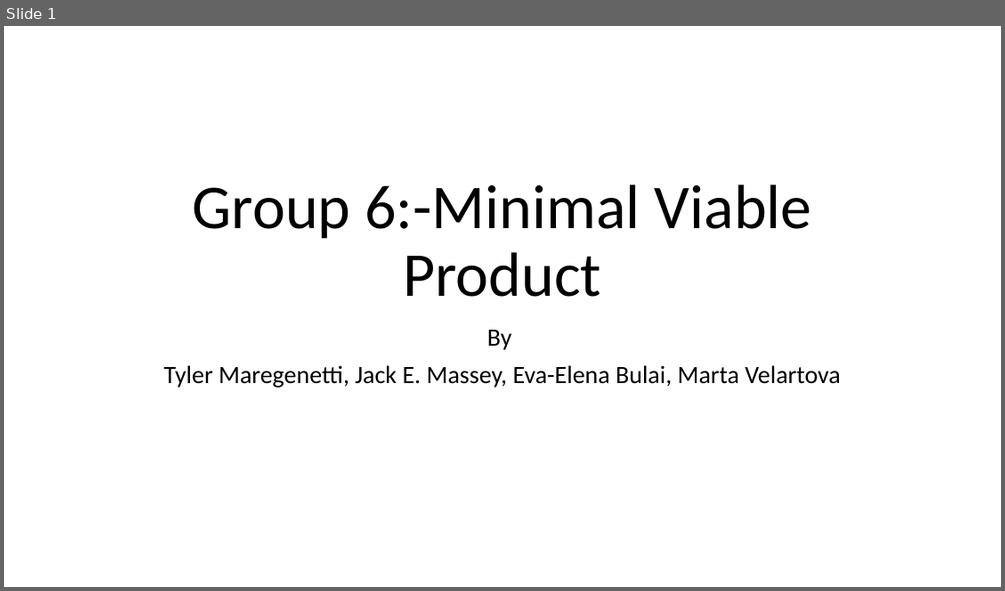
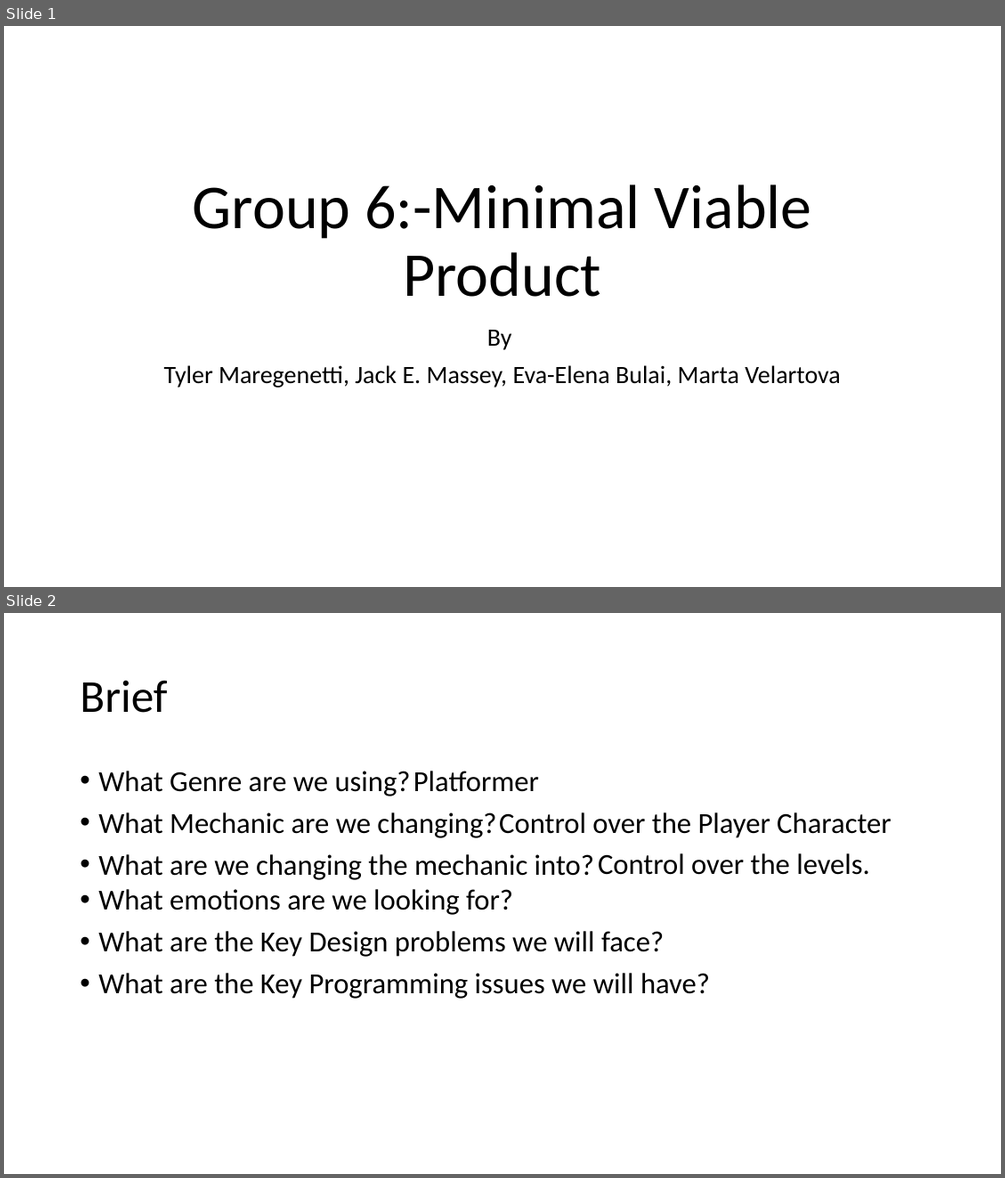
Before and after one commit to UoSGroupProjects1819/mgp-team-6, a slide deck: Presentations/MVP/Intro MVP-JM.pptx. Shown one above the other, each under a label of ours: slide 1 before the commit, slides 1 and 2 after it. The pictures are 1005x591 and 1005x1178 pixels, drawn with LibreOffice and Linux fonts; fonts in the diff are those of the drawing. Boxes give left, top, right and bottom in pixels: in the first picture for what was removed or moved away, otherwise in the second. Text is boxed around its words. In the diff, an @@ line names an element or a change of style, - is before the commit and + after.

Commit message:
Updates on Powerpoint and Brief

```diff
--- a/Presentations/MVP/Intro MVP-JM.pptx
+++ b/Presentations/MVP/Intro MVP-JM.pptx
@@ slide 2 added at bbox=[4, 613, 1001, 1174], background #FFFFFF @@
@@ title added at bbox=[80, 680, 167, 713], 44 pt, text #000000 @@
+Brief
@@ text added at bbox=[98, 771, 594, 880], 28 pt, text #000000 @@
+• What Genre are we using?
+• What Mechanic are we changing?
+• What are we changing the mechanic into?
@@ text added at bbox=[413, 771, 539, 792], 28 pt, text #000000 @@
+Platformer
@@ text added at bbox=[499, 812, 891, 838], 28 pt, text #000000 @@
+Control over the Player Character
@@ text added at bbox=[598, 853, 870, 875], 28 pt, text #000000 @@
+Control over the levels.
@@ text added at bbox=[98, 889, 710, 998], 28 pt, text #000000 @@
+• What emotions are we looking for?
+• What are the Key Design problems we will face?
+• What are the Key Programming issues we will have?
```
Also in this commit, not shown: 1 slide removed, 1 other file.
